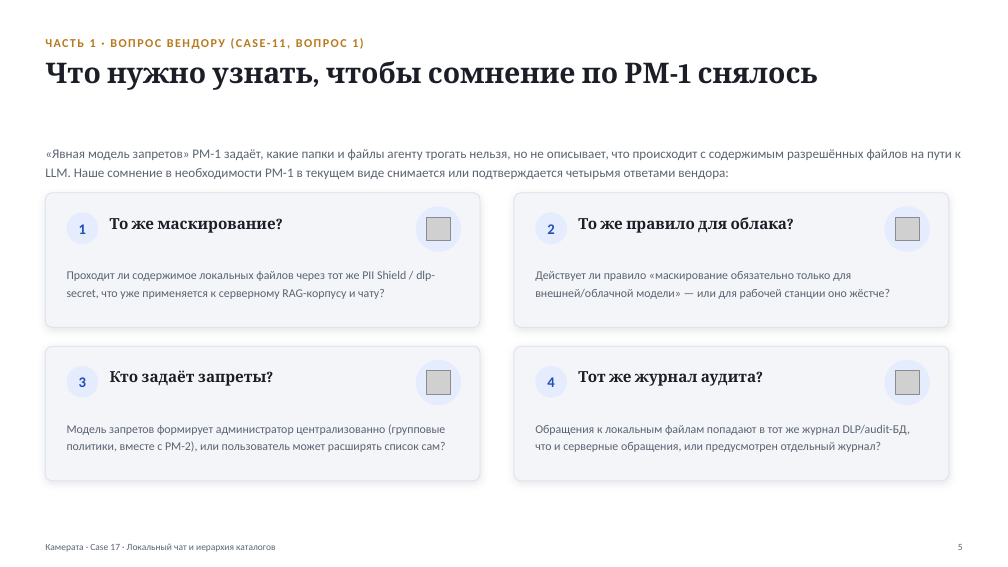
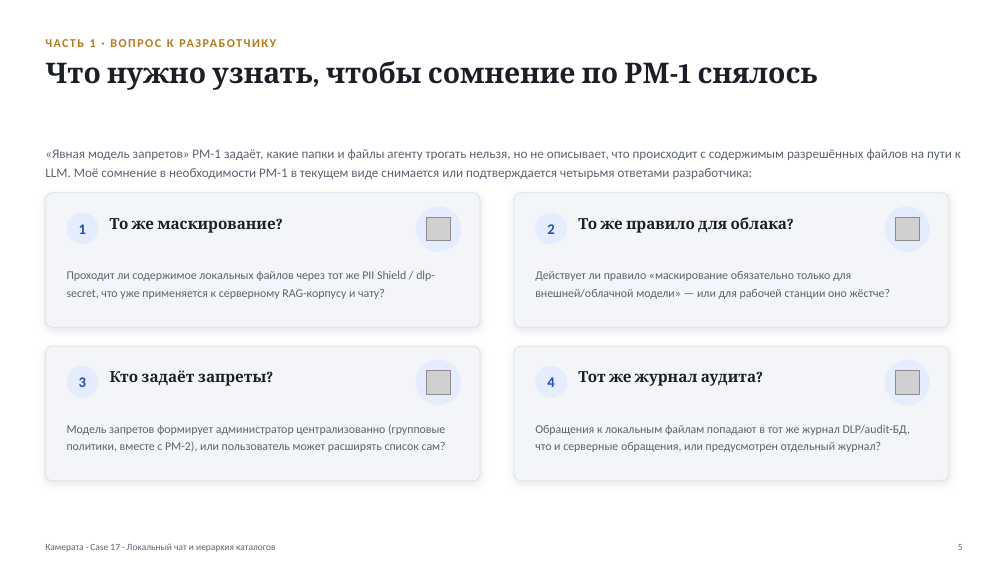
Before and after one commit to vladilslavandrosov-prog/job-RAG, a slide deck: slide 5 of docs/presentations/case-17-lokalny-chat-i-ierarhiya-katalogov.pptx. Drawn at 1008x567 pixels with LibreOffice and Linux fonts; fonts in the diff are those of the drawing; grey boxes stand for pictures. Boxes give left, top, right and bottom in pixels: in the first picture for what was removed or moved away, otherwise in the second. Text is boxed around its words. In the diff, an @@ line names an element or a change of style, - is before the commit and + after.

```diff
--- a/docs/presentations/case-17-lokalny-chat-i-ierarhiya-katalogov.pptx
+++ b/docs/presentations/case-17-lokalny-chat-i-ierarhiya-katalogov.pptx
@@ text at bbox=[90, 39, 174, 47]: text changed @@
-ЧАСТЬ 1 · ВОПРОС ВЕНДОРУ (CASE-11, ВОПРОС 1)
+ЧАСТЬ 1 · ВОПРОС К РАЗРАБОТЧИКУ
@@ text at bbox=[45, 149, 961, 179]: text changed @@
-«Явная модель запретов» РМ-1 задаёт, какие папки и файлы агенту трогать нельзя, но не описывает, что происходит с содержимым разрешённых файлов на пути к LLM. Наше сомнение в необходимости РМ-1 в текущем виде снимается или подтверждается четырьмя ответами вендора:
+«Явная модель запретов» РМ-1 задаёт, какие папки и файлы агенту трогать нельзя, но не описывает, что происходит с содержимым разрешённых файлов на пути к LLM. Моё сомнение в необходимости РМ-1 в текущем виде снимается или подтверждается четырьмя ответами разработчика:
```
Also in this commit, not shown: 11 other slides changed.
